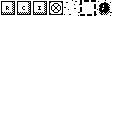
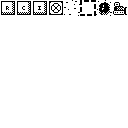
Revision of a layered 128x128 image; what changed, layer by layer:
painted on "Background" over [113, 2, 127, 15]
